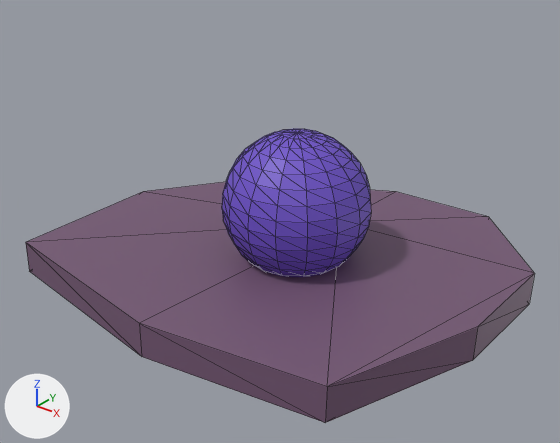
One commit to the glTF model land1.gltf: the scene before it, then after it.
Rendered twice from a 50 mm camera at (-24.31, -4.36, 6.67) aimed at (-30.42, 3.27, 1.94). Every picture has the same lights, and +X, +Y and +Z are marked at lower left. Mesh edges are drawn as thin lines. Where no turn or scale is listed for an object, it has been applied to the vertices.

The first picture shows 'obj1', 'obj1Sphere'.
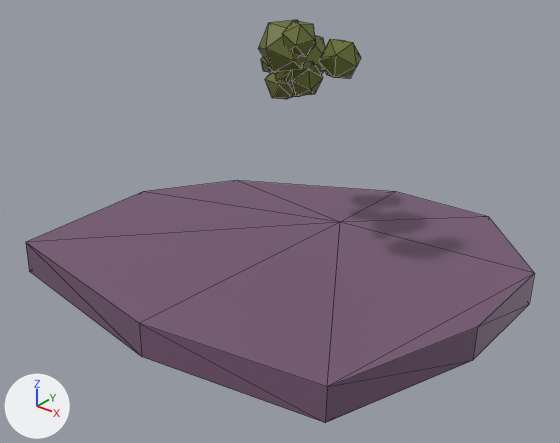
Commit message: Updated land models

Where the newer file only moved an object's origin or applied its transform, the numbers keep the older frame.

Pixel boxes (x1, y1, x2, y2) of what changed, in the pictures (560 x 443 px):
'obj1Sphere', deleted: before (222, 129, 371, 277)
'leaves1', added: after (258, 20, 361, 99)
    faces in mat_material_006 (dark yellow #656d2b): (258, 20, 323, 96)
    faces in mat_leaves (dark yellow #656d2b): (265, 36, 361, 99)

The edits, one by one:
Material 'leaves' (mat_leaves) is new.
Its base color is (0.13, 0.153, 0.0242) (dark yellow #656d2b).
Material 'Material.006' (mat_material_006) is new.
Its base color is (0.13, 0.153, 0.0242) (dark yellow #656d2b).
Mesh me_icosphere_003 is new.
It has 108 vertices, 180 faces and spans x -1.82..0.27, y -0.88..1.34, z -1.02..0.53.
Faces by material slot: [100, 80].
It uses material mat_leaves (dark yellow #656d2b).
It uses material mat_material_006 (dark yellow #656d2b).
Object 'obj1Sphere' (ob_obj1sphere) is deleted.
Object 'leaves1' (ob_leaves1) is new; it shows me_icosphere_003.
Its location is (-29.71, 3.58, 4.27).
